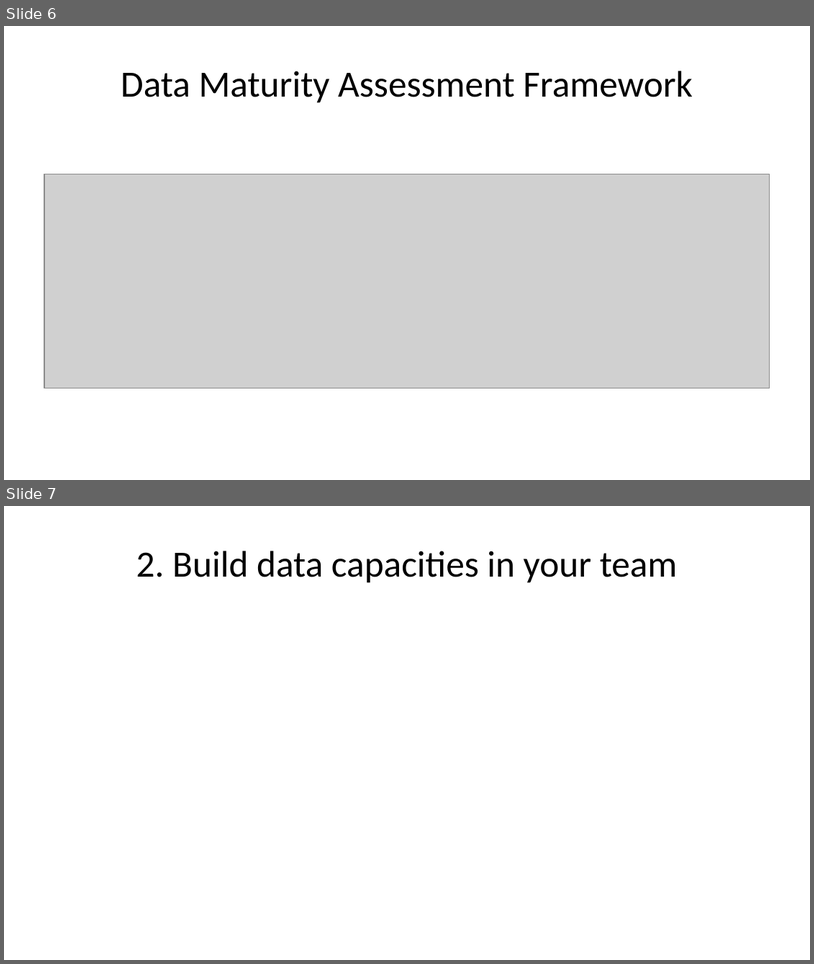
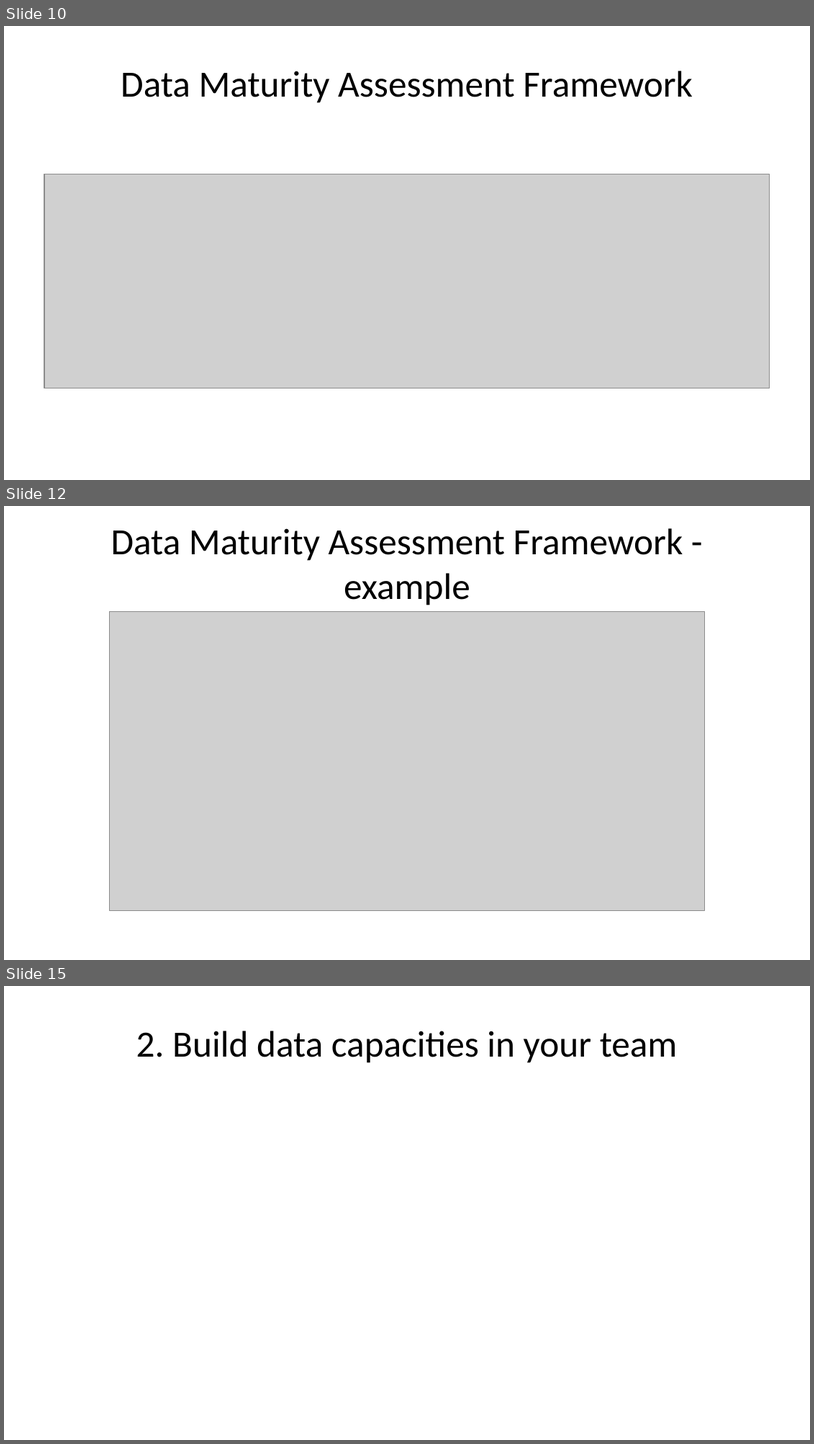
Before and after one commit to tamanh-oxford/capacity-development, a slide deck: data-frameworks/11-best-practice-capacity-building.pptx. Shown one above the other, each under a label of ours: slides 6 and 7 before the commit, slides 10, 12 and 15 after it; the slides between them are not shown. The pictures are 814x964 and 814x1444 pixels, drawn with LibreOffice and Linux fonts; fonts in the diff are those of the drawing; grey boxes stand for pictures. Boxes give left, top, right and bottom in pixels: in the first picture for what was removed or moved away, otherwise in the second. Text is boxed around its words. In the diff, an @@ line names an element or a change of style, - is before the commit and + after.

```diff
--- a/data-frameworks/11-best-practice-capacity-building.pptx
+++ b/data-frameworks/11-best-practice-capacity-building.pptx
@@ slide 12 added at (x1=4, y1=506, x2=810, y2=960), background #FFFFFF @@
@@ title added at (x1=111, y1=528, x2=684, y2=605), 33 pt, text #000000 @@
+Data Maturity Assessment Framework - example
@@ picture added at (x1=110, y1=612, x2=705, y2=911) @@
@@ what was slide 6 is now slide 10 @@
@@ what was slide 7 is now slide 15 @@
```
Also in this commit, not shown: 1 slide changed, 7 other slides added, 35 other files.
